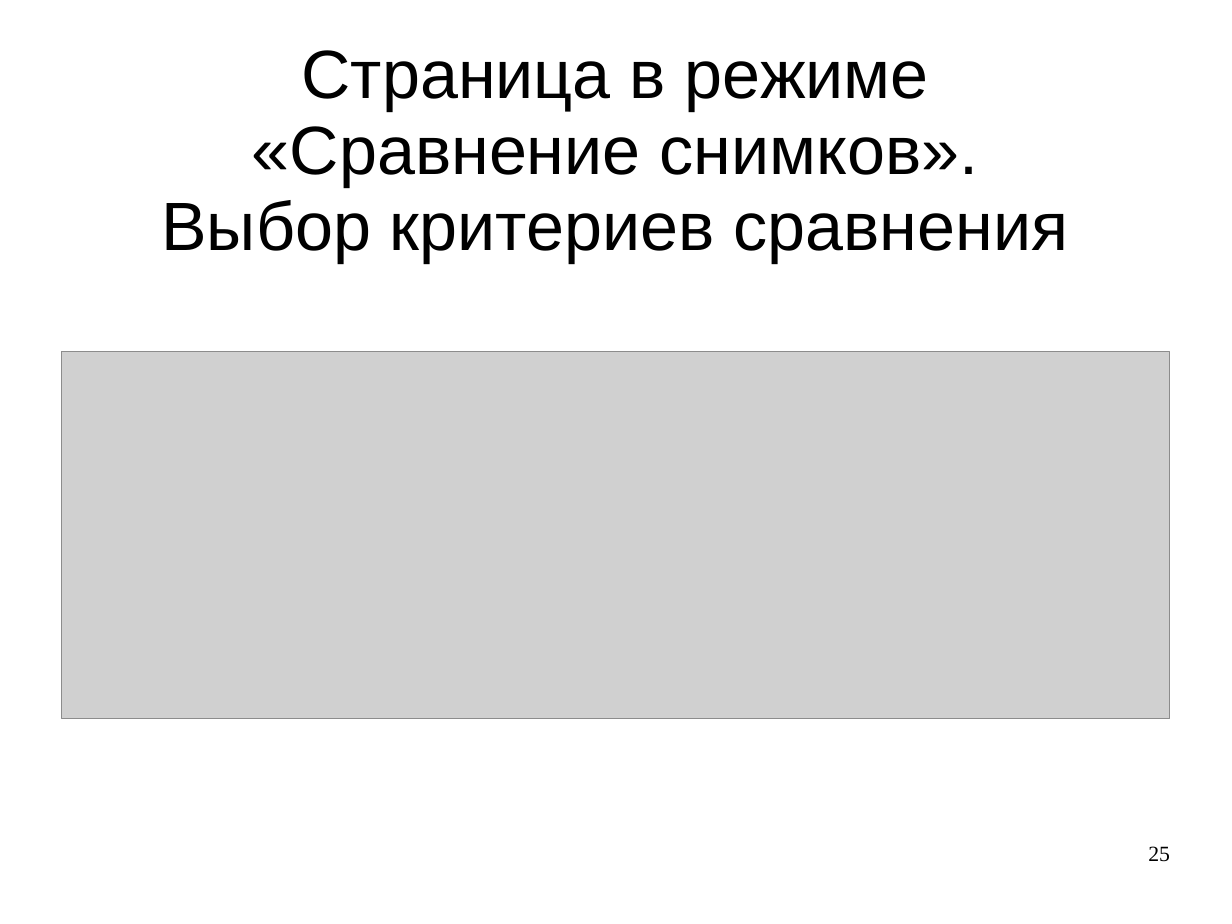
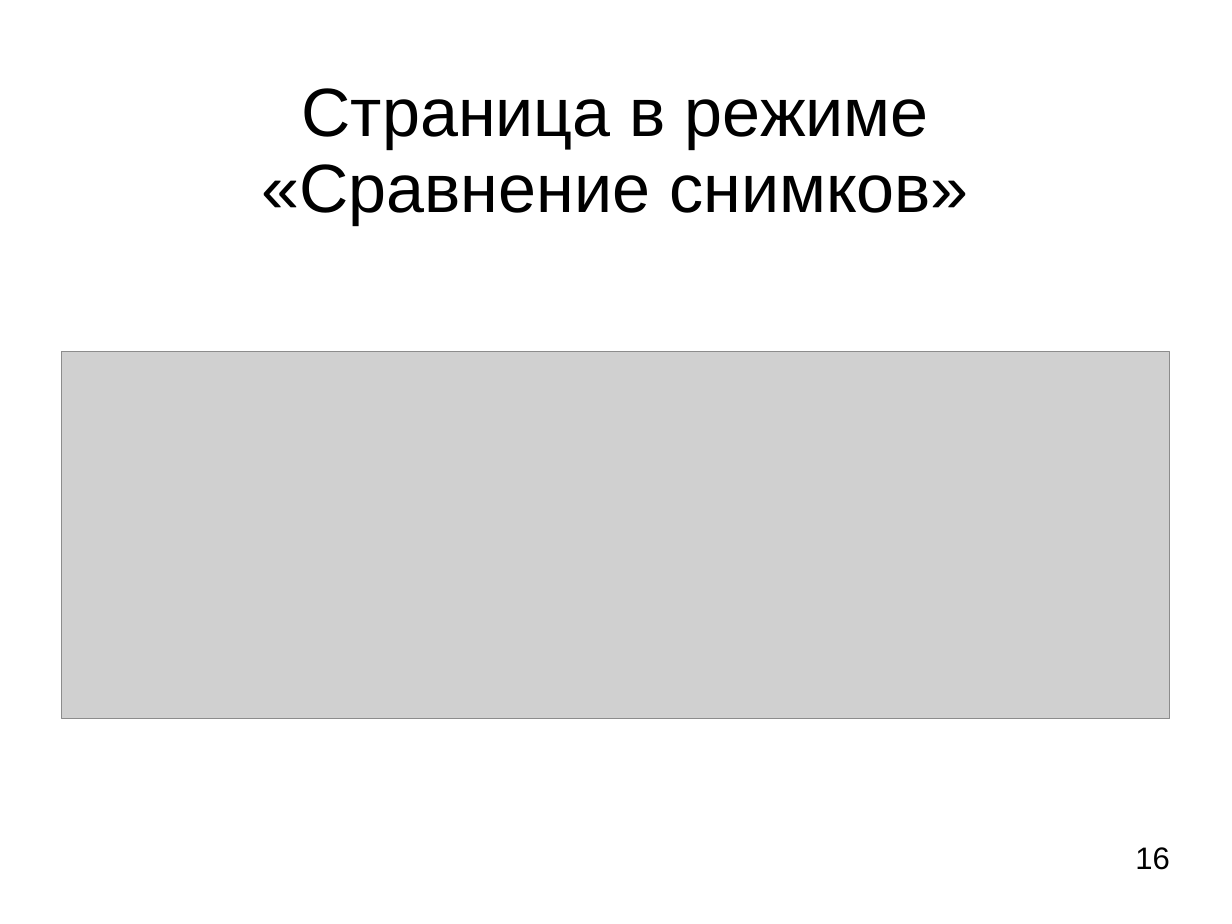
Before and after one commit to LilyTs/Diplom, a slide deck: slide 16 of Цаплина_(Дипломная).ppt (slide 25 before the commit). Drawn at 1232x924 pixels with LibreOffice and Linux fonts; fonts in the diff are those of the drawing; grey boxes stand for pictures. Boxes give left, top, right and bottom in pixels: in the first picture for what was removed or moved away, otherwise in the second. Text is boxed around its words. In the diff, an @@ line names an element or a change of style, - is before the commit and + after.

```diff
--- a/Цаплина_(Дипломная).ppt
+++ b/Цаплина_(Дипломная).ppt
@@ title at (261, 88, 969, 225): text changed @@
-Страница в режиме
-«Сравнение снимков».
-Выбор критериев сравнения
+Страница в режиме
+«Сравнение снимков»
@@ page number at (1135, 847, 1170, 870): text changed; size 14 to 20 pt; font Times New Roman to Arial @@
-25
+16
```
Also in this commit, not shown: 4 other slides changed, 4 slides added, 14 slides removed, 4 other files.
